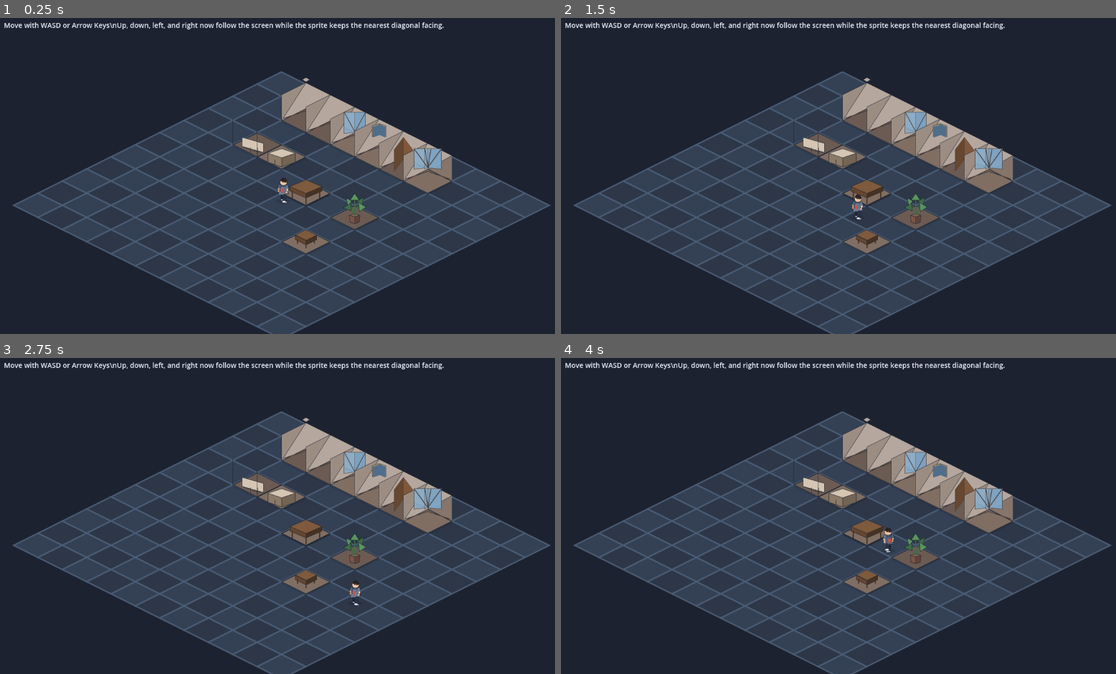
Above: before the commit, frames 1-4 (two rows, left to right).
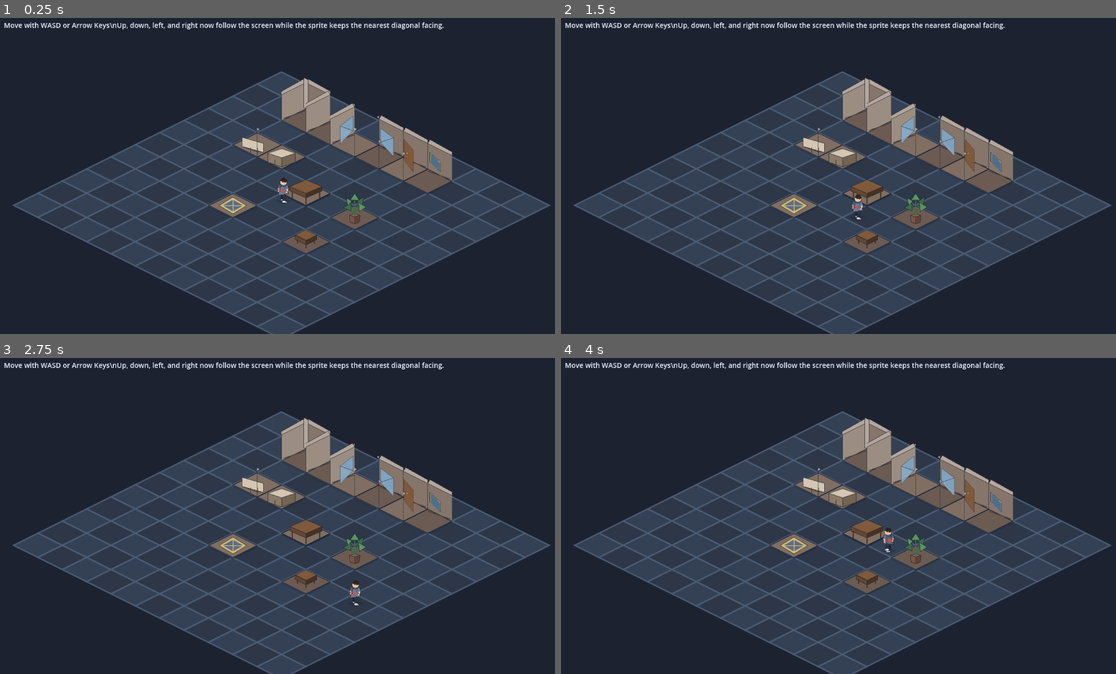
Above: after the commit, the same moments.

Repository: nagolyhprum/deaths-design
Game: Godot game, scene res://scenes/main.tscn
Same seed, same stepped clock (60 frames per second), same inputs: the game is played once before the commit and once after it.
Inputs:
- Up to frame 1 (0.25 s): no input
- Up to frame 2 (1.5 s): tap Enter at 0.5 s; hold D 0.53-1.28 s; tap Space at 1.25 s; hold S from 1.28 s (still down)
- Up to frame 3 (2.75 s): release S at 2.03 s; hold D from 2.03 s (still down)
- Up to frame 4 (4 s): release D at 2.78 s; hold W 2.78-3.53 s; hold A from 3.53 s (still down)

The runs differ from the first frame. In frame 1, 3.1% of the frame differs, in the area x 37-82%, y 18-64%; in frame 2, 3.1%; in frame 3, 3.1%; in frame 4, 3.1%.

Commit message:
Redo interior wall tileset
Co-authored-by: Copilot <223556219+Copilot@users.noreply.github.com>

Diff:
--- a/scripts/test_level.gd
+++ b/scripts/test_level.gd
@@ -19,15 +19,16 @@
 	{"atlas": Vector2i(0, 2), "grid": Vector2(-3, -4), "collision": "wall"},
 	{"atlas": Vector2i(0, 0), "grid": Vector2(-2, -4), "collision": "wall"},
 	{"atlas": Vector2i(1, 0), "grid": Vector2(-1, -4), "collision": "wall"},
-	{"atlas": Vector2i(3, 1), "grid": Vector2(0, -4), "collision": "wall"},
-	{"atlas": Vector2i(2, 0), "grid": Vector2(1, -4), "collision": "wall"},
-	{"atlas": Vector2i(1, 2), "grid": Vector2(2, -4), "collision": "wall"},
-	{"atlas": Vector2i(2, 2), "grid": Vector2(-3, -2), "collision": "counter"},
-	{"atlas": Vector2i(3, 0), "grid": Vector2(-2, -2), "collision": "counter"},
-	{"atlas": Vector2i(0, 1), "grid": Vector2(0, -1), "collision": ""},
-	{"atlas": Vector2i(1, 1), "grid": Vector2(0, -1), "collision": "table"},
-	{"atlas": Vector2i(2, 1), "grid": Vector2(2, -1), "collision": "plant"},
-	{"atlas": Vector2i(3, 2), "grid": Vector2(2, 1), "collision": "small_table"},
+	{"atlas": Vector2i(1, 1), "grid": Vector2(0, -4), "collision": "wall"},
+	{"atlas": Vector2i(2, 1), "grid": Vector2(1, -4), "collision": "wall"},
+	{"atlas": Vector2i(3, 1), "grid": Vector2(2, -4), "collision": "wall"},
+	{"atlas": Vector2i(1, 3), "grid": Vector2(-3, -2), "collision": "counter"},
+	{"atlas": Vector2i(1, 2), "grid": Vector2(-2, -2), "collision": "counter"},
+	{"atlas": Vector2i(2, 2), "grid": Vector2(0, -1), "collision": ""},
+	{"atlas": Vector2i(3, 2), "grid": Vector2(0, -1), "collision": "table"},
+	{"atlas": Vector2i(0, 3), "grid": Vector2(2, -1), "collision": "plant"},
+	{"atlas": Vector2i(2, 3), "grid": Vector2(2, 1), "collision": "small_table"},
+	{"atlas": Vector2i(3, 3), "grid": Vector2(-1, 1), "collision": ""},
 ]
 
 @onready var player = $Player
Binary file changed: assets/tiles/interiors/room_structure_tilesheet.png
Not shown, added: task-records/2026-04-21-23-47-redo-interior-tileset/generate_room_structure_tilesheet.py
Not shown, added: task-records/2026-04-21-23-47-redo-interior-tileset/notes.md
Not shown, added: task-records/2026-04-21-23-47-redo-interior-tileset/original-prompt.md
